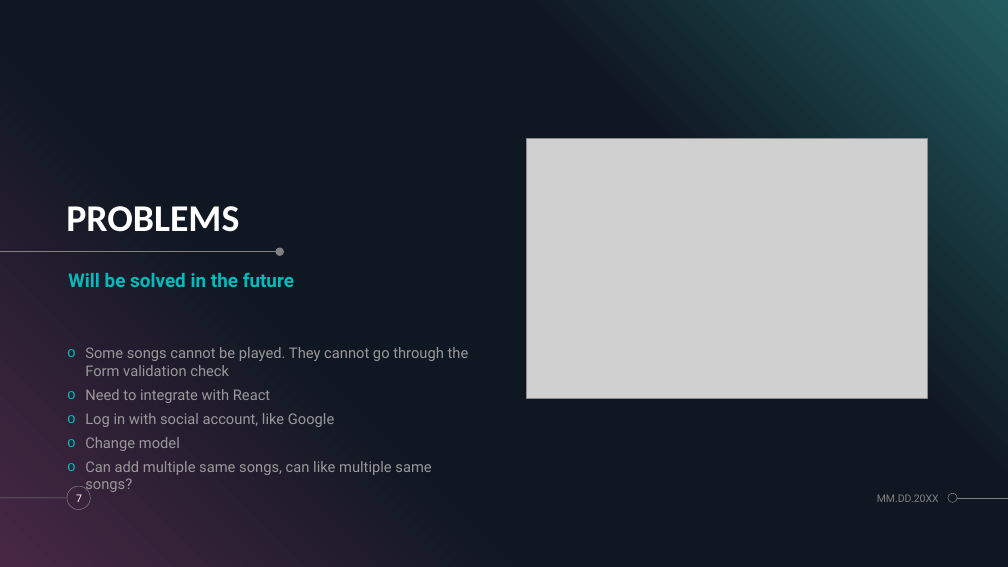
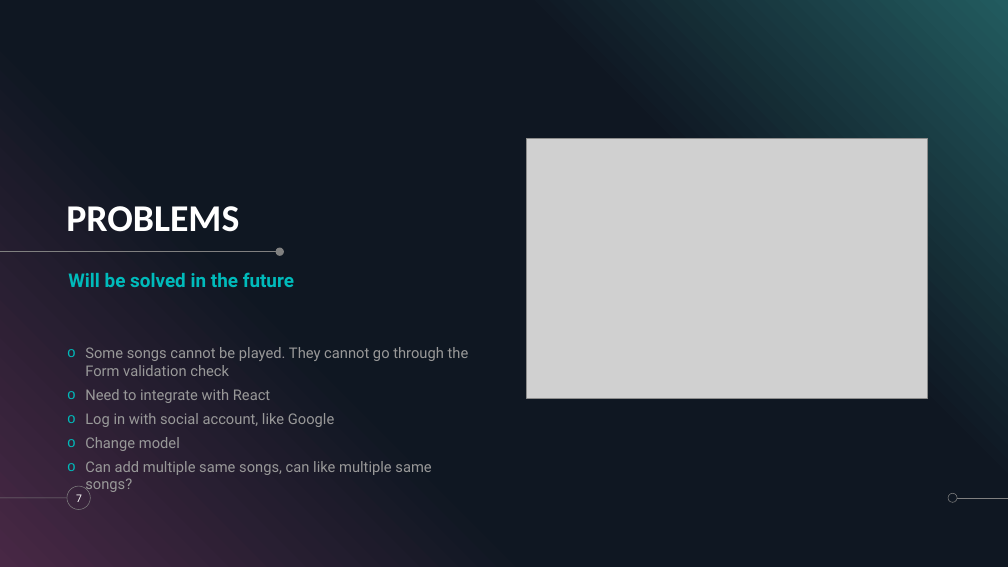
Before and after one commit to nicholeemma/synphony, a slide deck: slide 7 of SYNPHONY.pptx. Drawn at 1008x567 pixels with LibreOffice and Linux fonts; fonts in the diff are those of the drawing; grey boxes stand for pictures; background and template pictures are left out. Boxes give left, top, right and bottom in pixels: in the first picture for what was removed or moved away, otherwise in the second. Text is boxed around its words. In the diff, an @@ line names an element or a change of style, - is before the commit and + after.

```diff
--- a/SYNPHONY.pptx
+++ b/SYNPHONY.pptx
@@ text removed at bbox=[877, 494, 939, 502] @@
-MM.DD.20XX
```
Also in this commit, not shown: 6 other slides changed.
